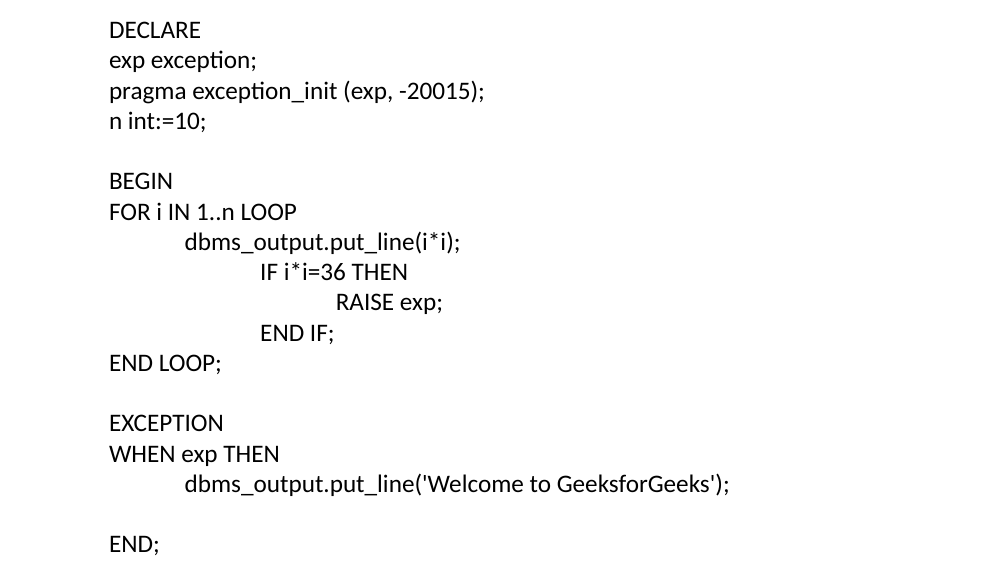
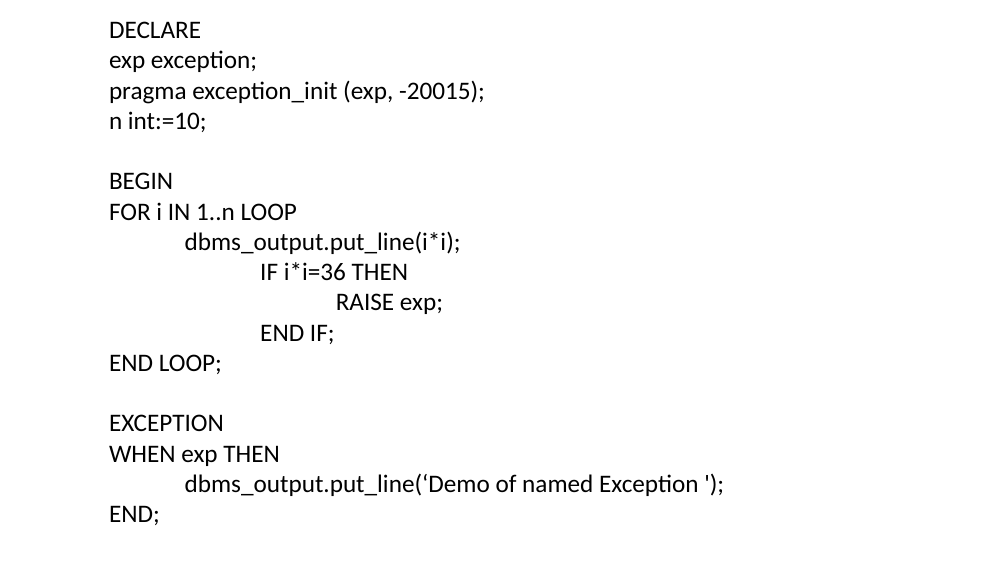
Before and after one commit to rahulgotrekiya/clg-backup, a slide deck: slide 8 of rdbms/SQL Plus/RDBMS_Sem-1/Practical Topic PPTs/Exception Handling.pptx. Drawn at 1008x567 pixels with LibreOffice and Linux fonts; fonts in the diff are those of the drawing. Boxes give left, top, right and bottom in pixels: in the first picture for what was removed or moved away, otherwise in the second. Text is boxed around its words. In the diff, an @@ line names an element or a change of style, - is before the commit and + after.

```diff
--- a/rdbms/SQL Plus/RDBMS_Sem-1/Practical Topic PPTs/Exception Handling.pptx
+++ b/rdbms/SQL Plus/RDBMS_Sem-1/Practical Topic PPTs/Exception Handling.pptx
@@ text at (185, 473, 699, 496): text changed @@
-dbms_output.put_line('Welcome to GeeksforGeeks');
+dbms_output.put_line(‘Demo of named Exception ');
```
Also in this commit, not shown: 36 other files.
